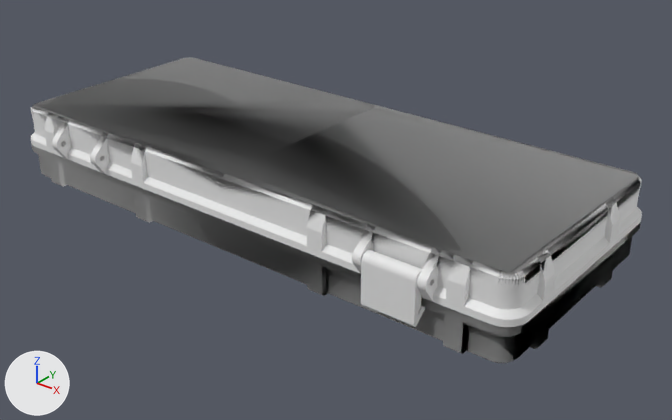
One commit to the Blender file archive/plancklike_alps.blend: the scene before it, then after it.
The view is the same before and after, from a 50 mm lens placed at (206.0, -222.0, 143.0), pointed at (12.0, 21.0, -8.0). The lights are fixed; the arrows at lower left show +X, +Y and +Z.

Objects in the first picture: 'rugged_box_bot', 'rugged_box_clasp', 'rugged_box_top'.
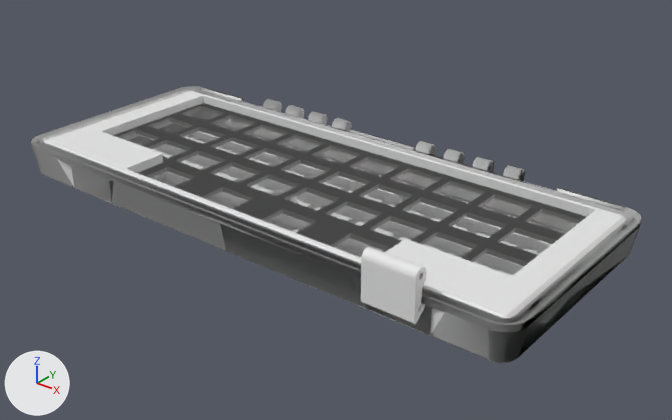
Not drawn themselves, but carrying or shaping drawn objects: ob_schroefgat_threadholder_m25, ob_schroefgat_m25_001, ob_schroefgat_threadholder_m25_003, ob_cut_bottom, ob_switch_sidecut_002, ob_switch_sidecut_001, ob_mauc_external_holder_promicro_x2_001, ob_mauc_external_holder_promicro_x2_002, ob_mauc_external_holder_promicro_x2_003, ob_antislip_feet.

What the commit changed:
me_rugged_box_poker_4 has 172 vertices, 221 faces and spans x 62.5..81.7, y -31.2..-25.6, z -3.4..14.4.
me_rugged_box_poker_4 is used by ob_rugged_box_clasp; location (0.0, 0.1, -1.7); rotation (0.0, 0.0, 6.283), in degrees (0, 0, 360); scale (1.0, 0.997, 1.0).
me_rugged_box_poker_4 part 1: the whole mesh is moved by (0.0, 0.0, 0.9).
Mesh me_rugged_box_poker_007 is new.
It has 976 vertices, 1081 faces and spans x -111.6..0.0, y -68.5..31.6, z -24.8..-1.2.
Mesh me_rugged_box_poker_006 is new.
It has 757 vertices, 870 faces and spans x -111.6..0.0, y -27.4..68.5, z -10.7..6.9.
Object 'case_top_org' (ob_case_top_org) is now shown.
Object 'mauc-External-Holder-Promicro_x2.001' (ob_mauc_external_holder_promicro_x2_001) is now shown.
Object 'schroefgat-threadholder_m25' (ob_schroefgat_threadholder_m25) is now shown.
Object 'Plane.001' (ob_plane_001) is now shown.
Object 'schroefgat-m25.001' (ob_schroefgat_m25_001) is now shown.
Object 'schroefgat-threadholder_m25.003' (ob_schroefgat_threadholder_m25_003) is now shown.
Object 'cut_bottom' (ob_cut_bottom) is now shown.
Object 'case_top_fix' (ob_case_top_fix) is now shown.
Object 'mauc-External-Holder-Promicro_x2.002' (ob_mauc_external_holder_promicro_x2_002) is now shown.
Object 'rugged_box_bot' (ob_rugged_box_bot) now shows me_rugged_box_poker_006 instead of me_rugged_box_poker_3.
Object 'rugged_box_top' (ob_rugged_box_top) now shows me_rugged_box_poker_007 instead of me_rugged_box_poker_12.
Object 'rugged_box_top' (ob_rugged_box_top) is now hidden.
Object 'mauc-External-Holder-Promicro_x2.003' (ob_mauc_external_holder_promicro_x2_003) is now shown.
Object 'switch_sidecut.002' (ob_switch_sidecut_002) is now shown.
Object 'switch_sidecut.001' (ob_switch_sidecut_001) is now shown.
Object 'antislip_feet' (ob_antislip_feet) is now shown.

What differs and where, as boxes [x1, y1, x2, y2] in the pictures (672 x 420 px):
'rugged_box_top', hidden
    before: [31, 57, 642, 327]
'rugged_box_bot', reshaped
    before: [32, 145, 641, 363]
    after: [31, 86, 641, 363]
'top_plate', surface changed
    both: [44, 91, 627, 318]
'case_top_fix', shown
    after: [113, 103, 587, 265]
'case_top_org', shown
    after: [114, 103, 584, 266]
'rugged_box_clasp', mesh moved
    before: [361, 250, 425, 327]
    after: [361, 247, 427, 324]
